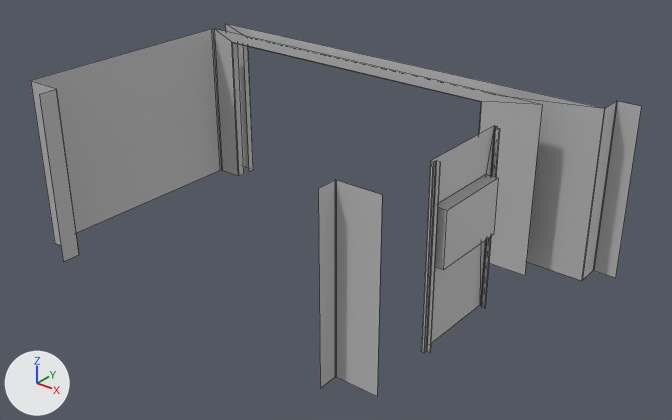
Two versions of the FBX model GART250/Exports/SM_Walls_Conference.fbx, one commit apart.
Rendered twice from a 50 mm lens placed at (10.97, -10.78, 6.45), pointed at (3.82, -1.84, 0.91). Arrows for +X, +Y and +Z are at lower left; the lights stay in place. Mesh edges are drawn as thin lines. Where no turn or scale is listed for an object, it has been applied to the vertices.

Objects in the first picture: 'SM_Walls_Conference'.
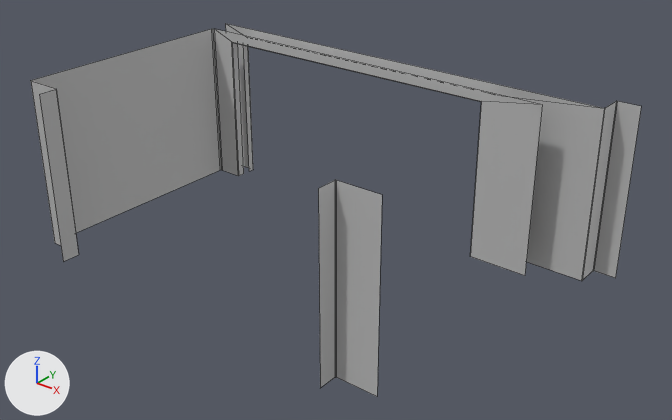
The newer file is also turned or shifted as a whole; pictures and numbers use the older file's frame.

Pixel boxes (x1, y1, x2, y2) of what changed, in the pictures (672 x 420 px):
part 1 of me_mesh, deleted: before (421, 126, 500, 353)

Diff of the bpy script that builds the scene:
```diff
--- a/GART250/Exports/SM_Walls_Conference.fbx.py
+++ b/GART250/Exports/SM_Walls_Conference.fbx.py
@@ me_mesh @@
 me_mesh.from_pydata(...)  # 136 vertices, 75 faces; spans x 0.0..7.0, y -4.11..0.36, z 0.0..2.5
 # used by ob_sm_walls_conference; location = (0.0, 0.0, 0.0)
+# me_mesh part 1: the loose piece of 56 vertices spanning x 5.9..6.07, y -2.79..-1.41, z 0.0..2.5 is deleted
 me_mesh.materials.append(mat_lambert1)
 me_mesh.materials.append(mat_lambert2)
-me_mesh.materials.append(mat_lambert3)  # grey #bcbcbc
```
